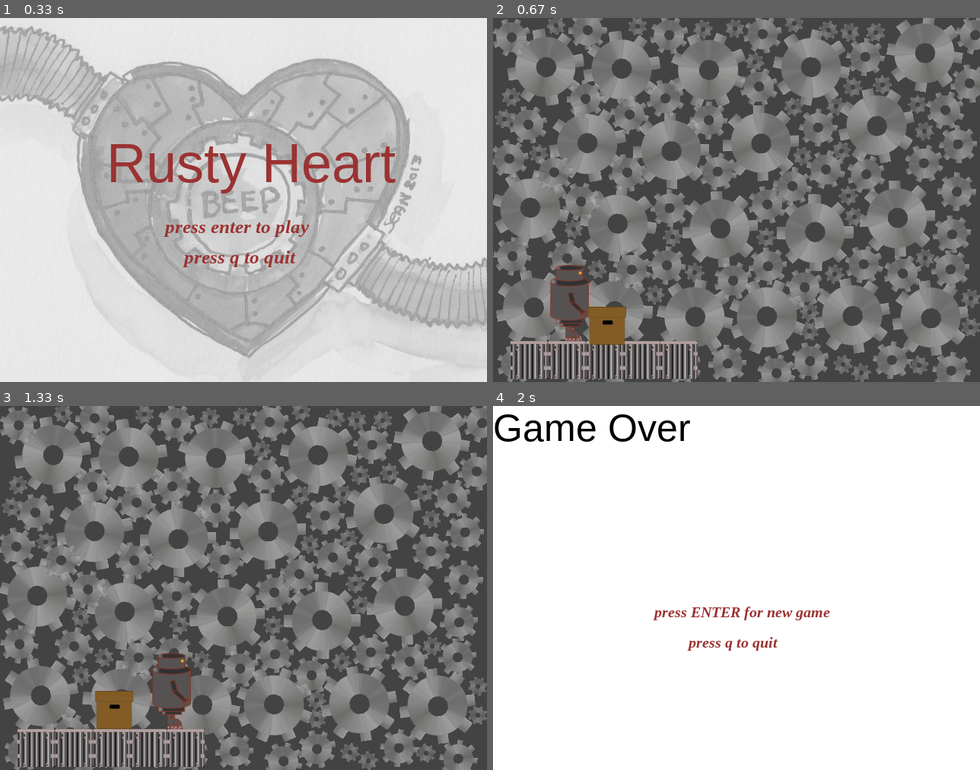
Above: before the commit, frames 1-4 (two rows, left to right).
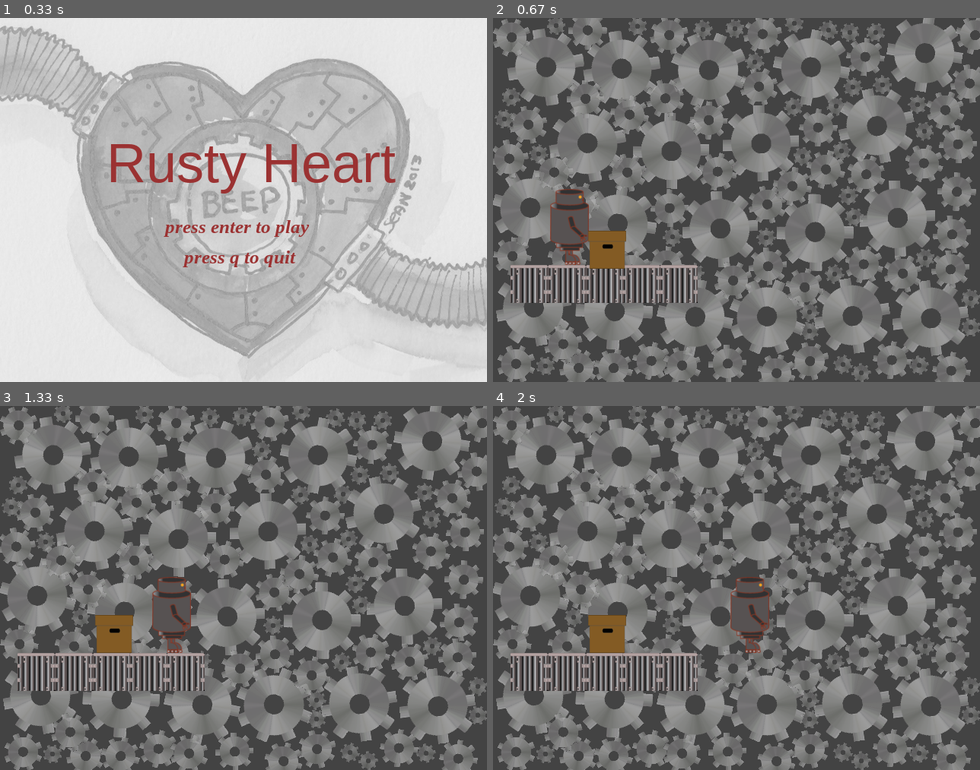
Above: after the commit, the same moments.

Repository: beatriceliang/RustyHeart
Game: pygame game, started from RustyHeart.py
Two runs of this game, one before a commit and one after it. Both use one fixed random seed, a clock stepped at 60 frames per second and the inputs below. The source is Python 2; it was converted automatically to run under Python 3.
Inputs:
- Up to frame 1 (0.33 s): no input
- Up to frame 2 (0.67 s): tap Enter at 0.33 s
- Up to frame 3 (1.33 s): tap Space at 0.67, 1.07 s; hold Right from 1 s (still down)
- Up to frame 4 (2 s): tap Space at 1.37, 1.57, 1.9 s; release Right at 1.47 s; hold Up 1.5-1.8 s; hold Right from 1.83 s (still down)

Frame 1 is identical in both runs. In frame 2, 8.8% of the frame differs, in the area x 3-43%, y 46-100%; in frame 3, 9.0%; in frame 4, 100%, in the area x 0-100%, y 0-100%.

Commit message:
trying to figure out box images

Diff:
--- a/RustyHeart.py
+++ b/RustyHeart.py
@@ -23,7 +23,8 @@
 		#create screen
 		self.screen = pygame.display.set_mode(self.screensize)
 
-		self.rusty = rusty.Rusty()
+		self.rusty = rusty.Rusty([50,180])
+		self.boxImages = {"metal":pygame.image.load("mbox.png").convert_alpha(),"cardboard":pygame.image.load("cbox.png").convert_alpha()}
 	def drawBkg(self, refresh,imageName = None, rect = None):
 		'''Draws the background elements. If it is given a image name, then the background will be filled by the given image'''
 		if imageName != None:
@@ -80,9 +81,12 @@
 							soundstate = "play"
 
 							self.drawBkg(refresh,'factory.png')
-							mbox = box.Box([-100,400],"metal",self.rusty)
-							cbox = box.Box([100,340],"cardboard",self.rusty)
+							mbox = box.Box([-100,300],"metal",self.rusty,self.boxImages)
+							mbox2 = box.Box([0,300],"metal",self.rusty,self.boxImages)
+							cbox = box.Box([100,240],"cardboard",self.rusty,self.boxImages)
 							self.screen.blit( self.rusty.image, self.rusty.rect )
+
+							self.screen.blit(mbox2.image, mbox2.rect)
 							self.screen.blit( mbox.image, mbox.rect)
 							self.screen.blit( cbox.image, cbox.rect)
 							pygame.display.update()
@@ -134,19 +138,23 @@
 
 				self.drawBkg(refresh,'factory.png',self.rusty.rect)
 				self.drawBkg(refresh,'factory.png',mbox.rect)
+				self.drawBkg(refresh,'factory.png',mbox2.rect)
 				self.drawBkg(refresh,'factory.png',cbox.rect)
 
-				self.rusty.move([cbox,mbox])
-				cbox.move([mbox])
+				self.rusty.move([cbox,mbox,mbox2])
+				cbox.move([mbox,mbox2])
 
 				self.rusty.rect = pygame.Rect((self.rusty.rect.width/2+self.rusty.location[0],self.rusty.rect.height/2+self.rusty.location[1]),(self.rusty.rect.width,self.rusty.rect.height))
 				mbox.rect = pygame.Rect((mbox.rect.width/2+mbox.location[0],mbox.rect.height/2+mbox.location[1]),(mbox.rect.width,mbox.rect.height))
 				cbox.rect = pygame.Rect((cbox.rect.width/2+cbox.location[0],cbox.rect.height/2+cbox.location[1]),(cbox.rect.width,cbox.rect.height))
+				mbox2.rect = pygame.Rect((mbox2.rect.width/2+mbox2.location[0],mbox2.rect.height/2+mbox2.location[1]),(mbox2.rect.width,mbox2.rect.height))
 
 				self.screen.blit(self.rusty.image,self.rusty.rect)
 				refresh.append(self.rusty.rect)
 				self.screen.blit(mbox.image,mbox.rect)
 				refresh.append(mbox.rect)
+				self.screen.blit(mbox2.image,mbox.rect)
+				refresh.append(mbox2.rect)
 				self.screen.blit(cbox.image,cbox.rect)
 				refresh.append(cbox.rect)
 
--- a/box.py
+++ b/box.py
@@ -4,30 +4,22 @@
 
 
 class Box:
-	def __init__(self,location,boxtype,rusty):
+	def __init__(self,location,boxtype,rusty,boxImages):
 		self.location = location
 		self.yspeed = 0
 
 		self.state = 'ground'
 		self.type = boxtype
 		self.rusty = rusty
-		if self.type == "metal":
-			self.image = pygame.image.load("mbox.png").convert_alpha()
-		if self.type == "cardboard":
-			self.image = pygame.image.load("cbox.png").convert_alpha()
+		self.image = boxImages[boxtype]
 
 		self.rect = self.image.get_rect()
 
-
-
 	def pickUp(self):
 		if(self.type=="cardboard"):
-			# if
-			# (self.rusty.rect.centery + self.rusty.rect.height/2 == self.rect.centery +self.rusty.rect.height/2): #and self.location[0] >= self.rusty.centerx+self.width/2 or self.location[0] +self.rect.width <= self.rusty.centerx+self.width/2)
 			if((self.rusty.isOnBox(self)==False) and (self.rusty.location[0]<self.location[0]+self.rect.width*1.1 and self.rusty.location[0]>self.location[0]-self.rect.width*1.1) and (self.rusty.location[1]<self.location[1]+self.rect.height*2 and self.rusty.location[1]>self.location[1]-self.rect.height*2)):
 				self.state = 'held'
 				self.rusty.box = self
-
 
 	def drop(self):
 		if self.state == 'held':
--- a/rusty.py
+++ b/rusty.py
@@ -2,9 +2,9 @@
 import random
 import pygame
 class Rusty:
-    def __init__(self):
+    def __init__(self,location):
         pygame.init()
-        self.location = [50,280]
+        self.location = location #[50,280]
         self.speed = [0,0]
 
         self.rightImage = pygame.image.load("rightrusty.png").convert_alpha()
Not shown, changed: .DS_Store
Not shown, changed: box.pyc
Not shown, changed: rusty.pyc
